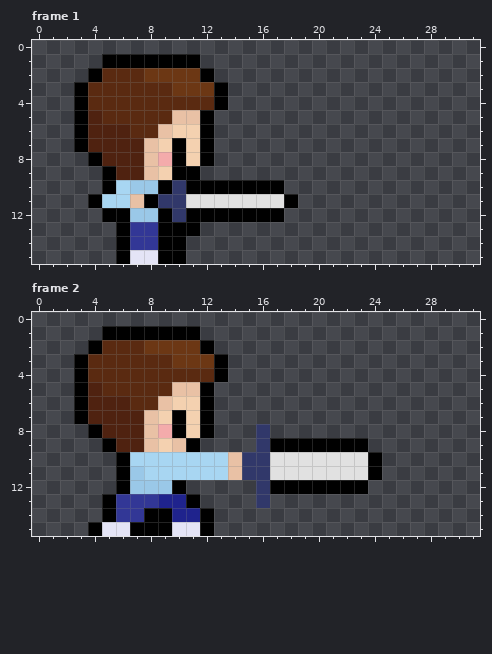
One commit to this pixel-art file: data/images/asesprite/UntitledArtwork1.aseprite. This is how it looked before the edit.
32x16 pixels, 2 frames. Shown: frame 1, frame 2.
The result:
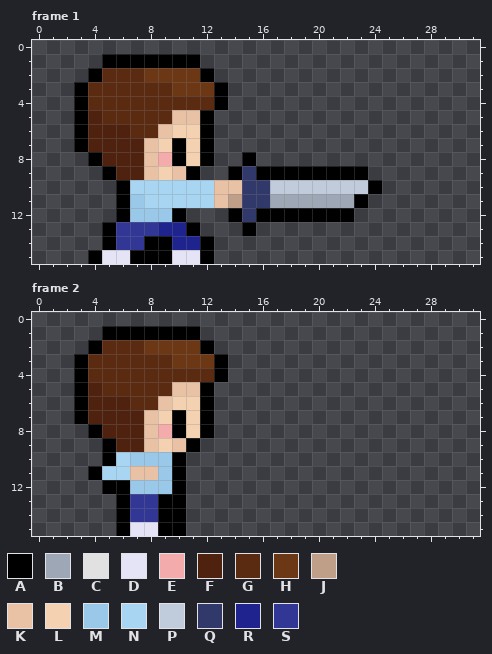
Palette (. is transparent): A #000000  B #9ea7b5  C #e1e1e1  D #e4e4f6  E #f4abab  F #4f2210  G #5a2a11  H #6c3714  J #bf9f88  K #e9c1a5  L #f4d1b0  M #9ac8e8  N #a8d6f2  P #c0cbdc  Q #31386a  R #1f238d  S #323796
Edits made:
Frame 1, layers "Sword", "Player":
y 8: x 15 . -> A
y 9: x 10 A -> K; x 14..23 .......... -> AQAAAAAAAA
y 10: x 5..24 ANMMAQAAAAAAA....... -> .ANNNNNNKKQQPPPPPPPA
y 11: x 4..23 ANNKAQQCCCCCCCA..... -> ..AMNNNNNKJQQBBBBBBA
y 12: x 5 A -> .; x 9..13 AQAAA -> MA...; x 15 A -> Q; x 18..22 ..... -> AAAAA
y 13: x 5..6 .A -> AS; x 9..10 AA -> RR; x 15 . -> A
y 14: x 5..6 .A -> AS; x 8 S -> A; x 10..12 A.. -> RRA
y 15: x 4..8 ..ADD -> ADDAA; x 10..12 A.. -> DDA
Frame 2, layers "Sword", "Player":
y 8: x 16 Q -> .
y 9: x 16..23 QAAAAAAA -> ........
y 10: x 5..24 .ANNNNNNNKQQCCCCCCCA -> ANMMMA..............
y 11: x 4..24 ..AMNNNNNNKQQCCCCCCCA -> ANNKKMA..............
y 12: x 5 . -> A; x 16..23 QAAAAAAA -> ........
y 13: x 5..6 AS -> .A; x 9..11 RRA -> AA.; x 16 Q -> .
y 14: x 5..6 AS -> .A; x 8 A -> S; x 10..12 RRA -> A..
y 15: x 4..8 ADDAA -> ..ADD; x 10..12 DDA -> A..
Boxes around the changes in both pictures, in picture pixels (x1, y1, x2, y2):
changed: (88, 152, 382, 264)
changed: (88, 424, 382, 536)
